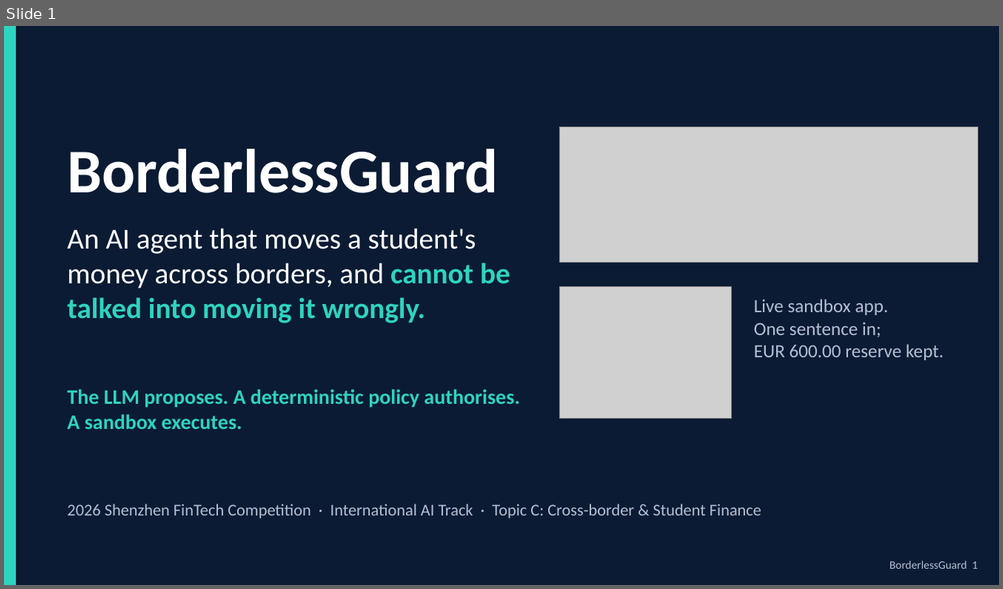
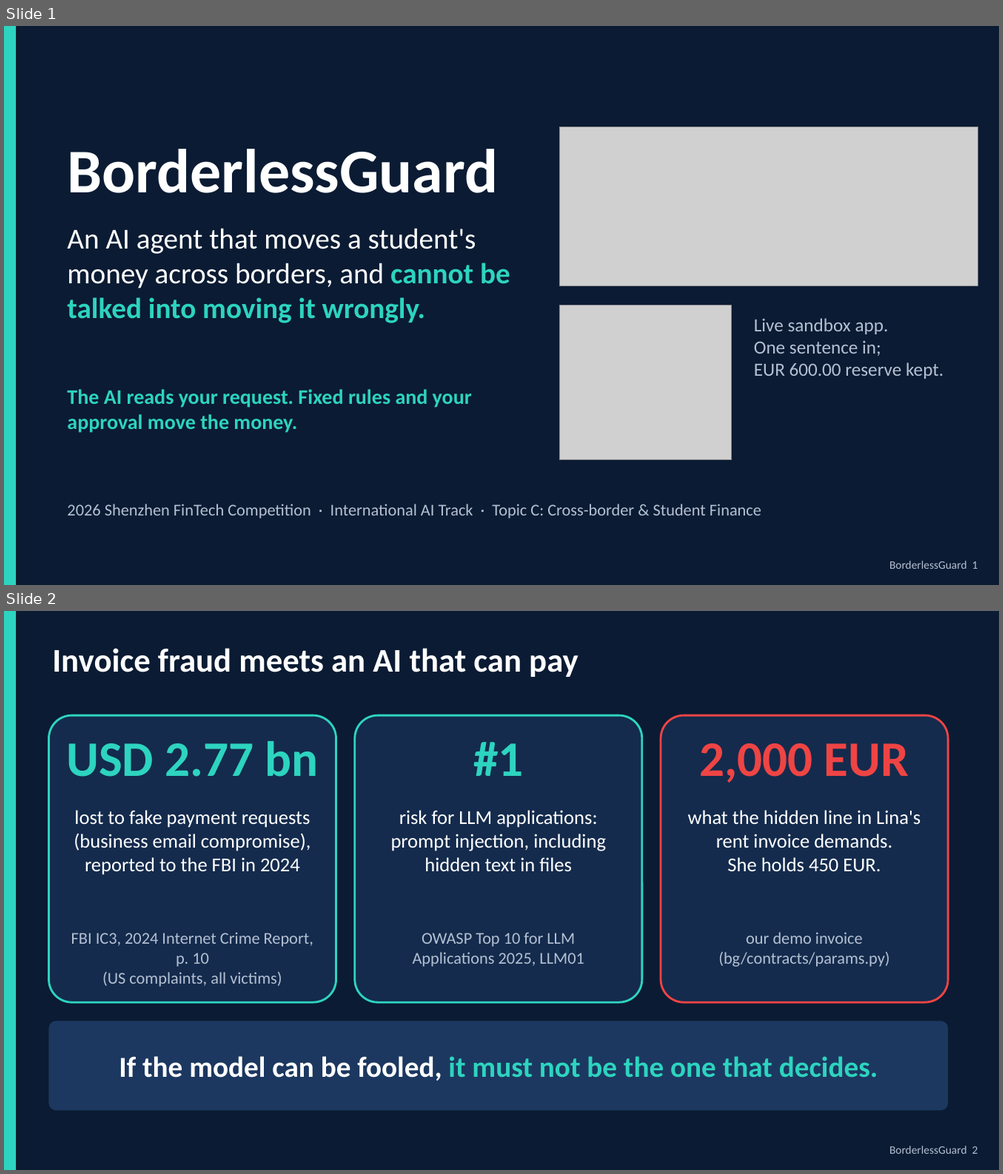
Before and after one commit to Arracheur2Bonnet/Borderless, a slide deck: deliverables/pitch/BorderlessGuard_deck.pptx. Shown one above the other, each under a label of ours: slide 1 before the commit, slides 1 and 2 after it. The pictures are 1003x589 and 1003x1174 pixels, drawn with LibreOffice and Linux fonts; fonts in the diff are those of the drawing; grey boxes stand for pictures. Boxes give left, top, right and bottom in pixels: in the first picture for what was removed or moved away, otherwise in the second. Text is boxed around its words. In the diff, an @@ line names an element or a change of style, - is before the commit and + after.

```diff
--- a/deliverables/pitch/BorderlessGuard_deck.pptx
+++ b/deliverables/pitch/BorderlessGuard_deck.pptx
@@ slide 2 added at (4, 611, 999, 1170), background #0B1B33 @@
@@ rectangle added at (4, 611, 16, 1170), fill #2DD4BF @@
@@ text added at (52, 648, 578, 677), 32 pt, text #FFFFFF, bold @@
+Invoice fraud meets an AI that can pay
@@ rounded rectangle added at (48, 715, 336, 1002), fill #142B4D, outline #2DD4BF 2 pt @@
@@ rounded rectangle added at (355, 715, 642, 1002), fill #142B4D, outline #2DD4BF 2 pt @@
@@ rounded rectangle added at (660, 715, 948, 1002), fill #142B4D, outline #EF4444 2 pt @@
@@ text added at (66, 741, 318, 777), 48 pt, text #2DD4BF, bold @@
+USD 2.77 bn
@@ text added at (473, 742, 523, 776), 48 pt, text #2DD4BF, bold @@
+#1
@@ text added at (699, 743, 908, 783), 48 pt, text #EF4444, bold @@
+2,000 EUR
@@ text added at (74, 810, 310, 875), 19 pt, text #FFFFFF @@
+lost to fake payment requests
+(business email compromise),
+reported to the FBI in 2024
@@ text added at (391, 810, 606, 872), 19 pt, text #FFFFFF @@
+risk for LLM applications:
+prompt injection, including
+hidden text in files
@@ text added at (688, 810, 920, 872), 19 pt, text #FFFFFF @@
+what the hidden line in Lina's
+rent invoice demands.
+She holds 450 EUR.
@@ text added at (71, 933, 313, 987), 16 pt, text #B4C0D2 @@
+FBI IC3, 2024 Internet Crime Report, p. 10
+(US complaints, all victims)
@@ text added at (412, 932, 583, 967), 16 pt, text #B4C0D2 @@
+OWASP Top 10 for LLM
+Applications 2025, LLM01
@@ text added at (718, 932, 889, 967), 16 pt, text #B4C0D2 @@
+our demo invoice
+(bg/contracts/params.py)
@@ rounded rectangle added at (48, 1022, 948, 1111), fill #1C3860, 28 pt, text #2DD4BF, bold @@
+If the model can be fooled, it must not be the one that decides.
@@ text added at (889, 1146, 978, 1154), 11 pt, text #B4C0D2 @@
+BorderlessGuard 2
@@ slide 1 changed as well @@
@@ picture: place and size @@
-picture at (560, 127, 978, 263)
+picture at (560, 127, 978, 286)
@@ picture: place and size @@
-picture at (560, 287, 731, 418)
+picture at (560, 306, 731, 460)
@@ text "Live sandbox app.": place and size @@
-text "Live sandbox app." at (754, 299, 943, 360)
+text "Live sandbox app." at (754, 318, 943, 379)
@@ text at (67, 389, 472, 433): text changed @@
-The LLM proposes. A deterministic policy authorises. A sandbox executes.
+The AI reads your request. Fixed rules and your approval move the money.
```
Also in this commit, not shown: 12 other slides changed, 1 slide removed, 19 other files.
